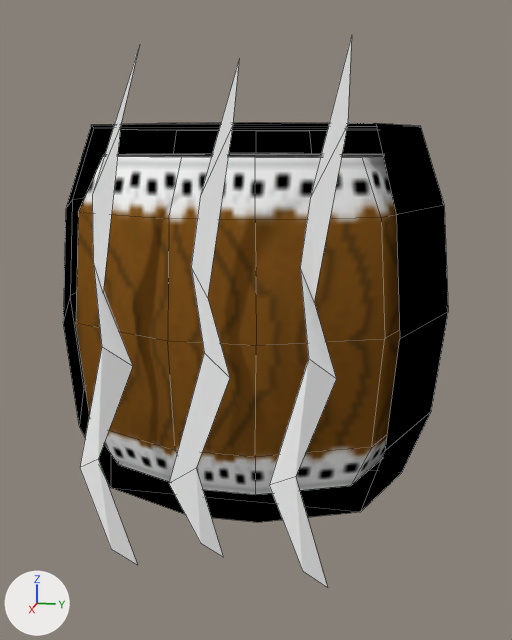
The Blender file src/models/players/players.blend, before and after one commit.
One viewpoint serves both versions: a 50 mm lens placed at (170.8, 34.6, 37.2), pointed at (1.4, 0.7, -5.1). Arrows for +X, +Y and +Z are at lower left; the lights stay in place. Mesh edges are drawn as thin lines. The same objects are shown in both versions, whatever each file hides.

In view in the first picture: 'drum', 'drum_waves'.
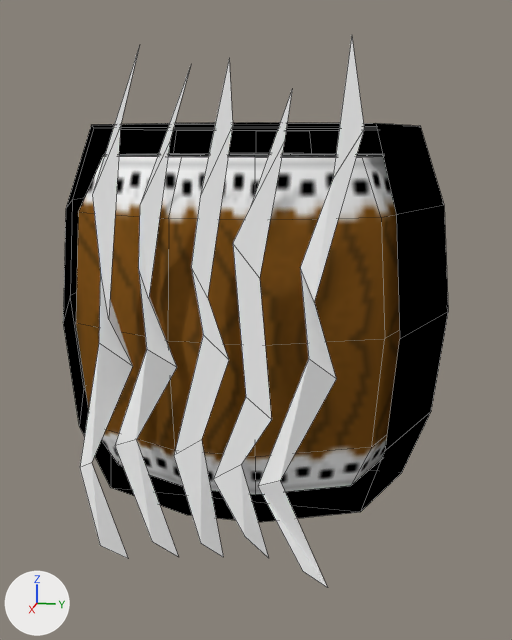
Changed parts and their boxes [x1, y1, x2, y2] in the pictures (512 x 640 px; the box of a moved part takes in the faces that stretch with it):
'drum_waves', reshaped
    before: [80, 36, 352, 587]
    after: [80, 37, 364, 587]
'drum_waves_low', added
    after: [115, 65, 292, 558]
part 1 of me_plane, moved or reshaped
    before: [169, 36, 352, 587]
    after: [174, 37, 364, 587]
part 2 of me_plane, moved or reshaped
    before: [80, 126, 137, 565]
    after: [80, 126, 133, 558]
part 3 of me_plane, moved or reshaped
    before: [201, 62, 239, 193]
    after: [200, 61, 233, 195]

The change, as a diff of the scene's bpy script:
```diff
--- a/src/models/players/players.blend.py
+++ b/src/models/players/players.blend.py
@@ me_plane @@
 me_plane.from_pydata(...)  # 36 vertices, 15 faces; spans x -0.95..0.85, y -4.53..4.1, z 8.26..8.85
 # used by ob_drum_waves; location = (0.0, 0.0, 0.0); rotation_euler = (0.0, 1.571, 0.0), in degrees (0, 90, 0); scale = (57.5, 6.26, 5.31)
-me_plane.vertices[18].co = (0.09, 0.77, 8.85)  # pixel (229, 377)
-me_plane.vertices[19].co = (0.01, -0.02, 8.85)  # pixel (204, 352)
-me_plane.vertices[20].co = (0.42, -0.35, 8.85)  # pixel (196, 468)
-me_plane.vertices[21].co = (0.49, -1.26, 8.85)  # pixel (168, 483)
-me_plane.vertices[25].co = (-0.71, 4.06, 8.85)  # pixel (347, 124)
-me_plane.vertices[26].co = (-0.5, 3.09, 8.85)  # pixel (310, 197)
-me_plane.vertices[32].co = (0.42, 2.79, 8.85)  # pixel (295, 476)
-me_plane.vertices[33].co = (0.49, 1.89, 8.26)  # pixel (269, 485)
-me_plane.vertices[4].co = (-0.18, -3.15, 8.85)  # pixel (103, 293)
-me_plane.vertices[5].co = (-0.27, -3.64, 8.26)  # pixel (93, 260)
-me_plane.vertices[7].co = (0.01, -3.29, 8.85)  # pixel (101, 346)
-me_plane.vertices[8].co = (0.42, -3.62, 8.85)  # pixel (98, 459)
-me_plane.vertices[10].co = (0.85, -2.59, 8.4)  # pixel (137, 565)
-me_plane.vertices[11].co = (0.77, -3.35, 8.85)  # pixel (111, 549)
-me_plane.vertices[12].co = (-0.9, 1.11, 8.85)
+# me_plane part 1
+me_plane.vertices[18].co = (0.03, 0.74, 8.85)  # pixel (228, 359)
+me_plane.vertices[19].co = (-0.05, -0.05, 8.85)  # pixel (203, 334)
+me_plane.vertices[20].co = (0.32, -0.16, 8.85)  # pixel (201, 439)
+me_plane.vertices[21].co = (0.38, -1.06, 8.85)  # pixel (173, 455)
+me_plane.vertices[25].co = (-0.7, 4.51, 8.85)  # pixel (364, 128)
+me_plane.vertices[26].co = (-0.55, 3.7, 8.85)  # pixel (332, 179)
+me_plane.vertices[32].co = (0.44, 2.32, 8.85)  # pixel (280, 480)
+me_plane.vertices[33].co = (0.5, 1.53, 8.26)  # pixel (257, 486)
+# me_plane part 2
+me_plane.vertices[4].co = (-0.09, -3.02, 8.85)  # pixel (108, 319)
+me_plane.vertices[5].co = (-0.25, -3.43, 8.26)  # pixel (100, 269)
+me_plane.vertices[7].co = (0.0, -3.38, 8.85)  # pixel (98, 342)
+me_plane.vertices[8].co = (0.44, -3.86, 8.85)  # pixel (91, 462)
+me_plane.vertices[10].co = (0.83, -2.91, 8.4)  # pixel (128, 558)
+me_plane.vertices[11].co = (0.76, -3.73, 8.85)  # pixel (100, 545)
+# me_plane part 3
+me_plane.vertices[12].co = (-0.9, 0.83, 8.85)
 me_plane.materials.append(mat_material_drum)
@@ me_drum_waves_low @@
+me_drum_waves_low.from_pydata(...)  # 25 vertices, 10 faces; spans x -0.88..0.8, y -3.25..4.65, z 8.26..8.85
+me_drum_waves_low.materials.append(mat_material_drum)  # picture img_drum_rgb_bmp
@@ ob_drum_waves_low @@
+ob_drum_waves_low = bpy.data.objects.new('drum_waves_low', me_drum_waves_low)
+ob_drum_waves_low.location = (0.0, 0.0, 0.0)
+ob_drum_waves_low.rotation_euler = (0.0, 1.571, 0.0)  # degrees (0, 90, 0)
+ob_drum_waves_low.scale = (57.5, 6.26, 5.31)
```
